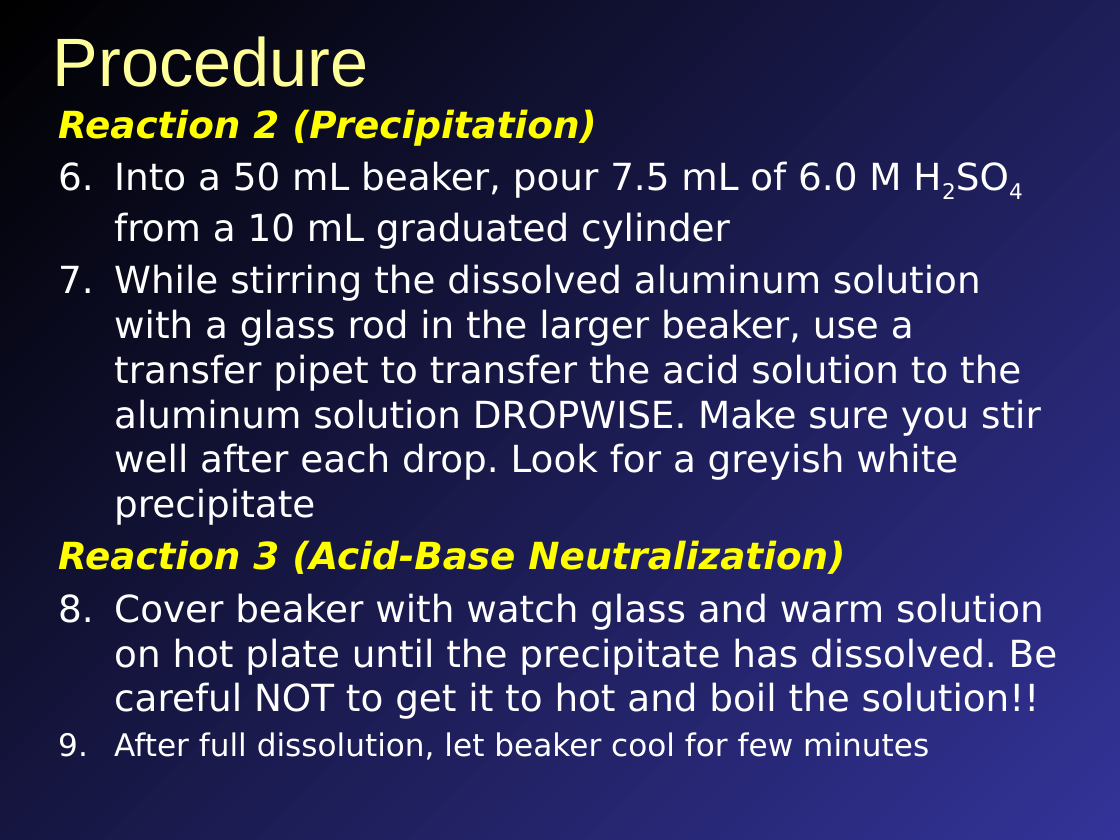
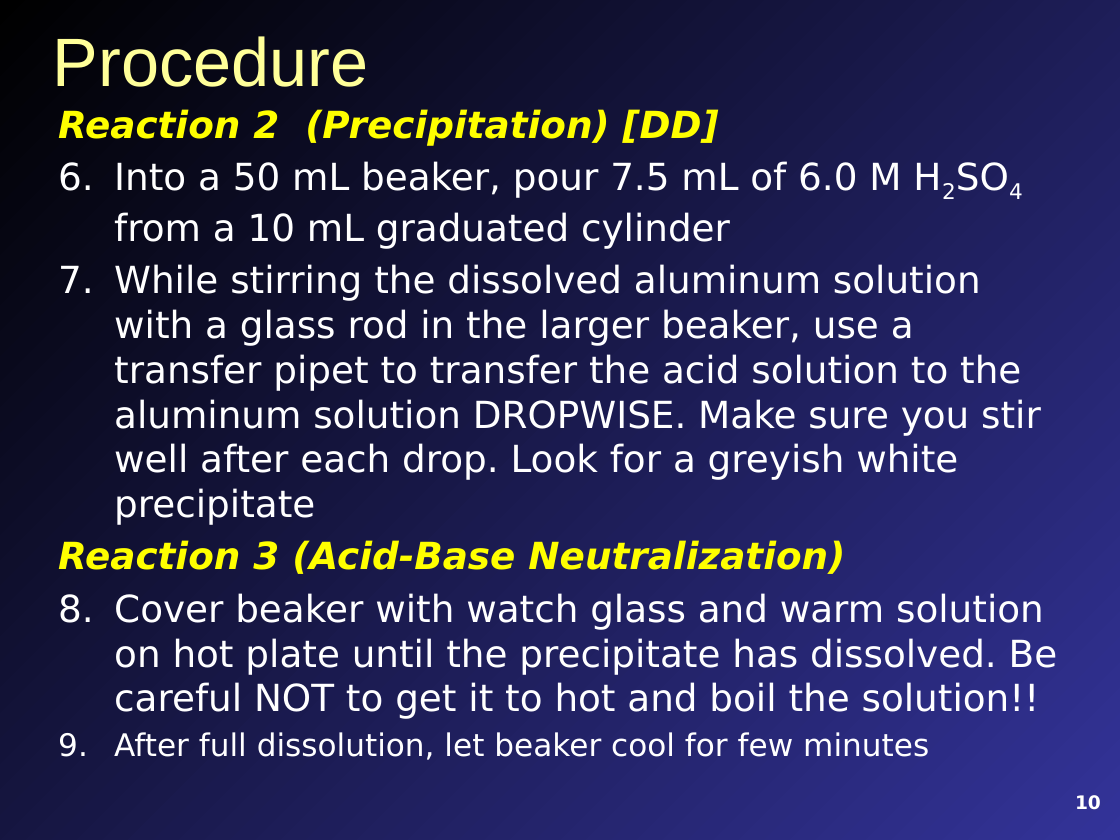
Before and after one commit to mavigozler/mavigozler.github.io, a slide deck: slide 10 of Teaching/Chemistry/Labs/FCC Chem 3A Expt 11a Synthesis of Alum.pptx (slide 8 before the commit). Drawn at 1120x840 pixels with LibreOffice and Linux fonts; fonts in the diff are those of the drawing. Boxes give left, top, right and bottom in pixels: in the first picture for what was removed or moved away, otherwise in the second. Text is boxed around its words. In the diff, an @@ line names an element or a change of style, - is before the commit and + after.

```diff
--- a/Teaching/Chemistry/Labs/FCC Chem 3A Expt 11a Synthesis of Alum.pptx
+++ b/Teaching/Chemistry/Labs/FCC Chem 3A Expt 11a Synthesis of Alum.pptx
@@ text at [58,109,719,146]: text changed @@
-Reaction 2 (Precipitation)
+Reaction 2 (Precipitation) [DD]
@@ page number added at [1075,795,1101,810], 12 pt, text #FFFFFF, bold @@
+10
```
Also in this commit, not shown: 13 other slides changed, 2 slides added, 1 slide removed, 26 other files.
